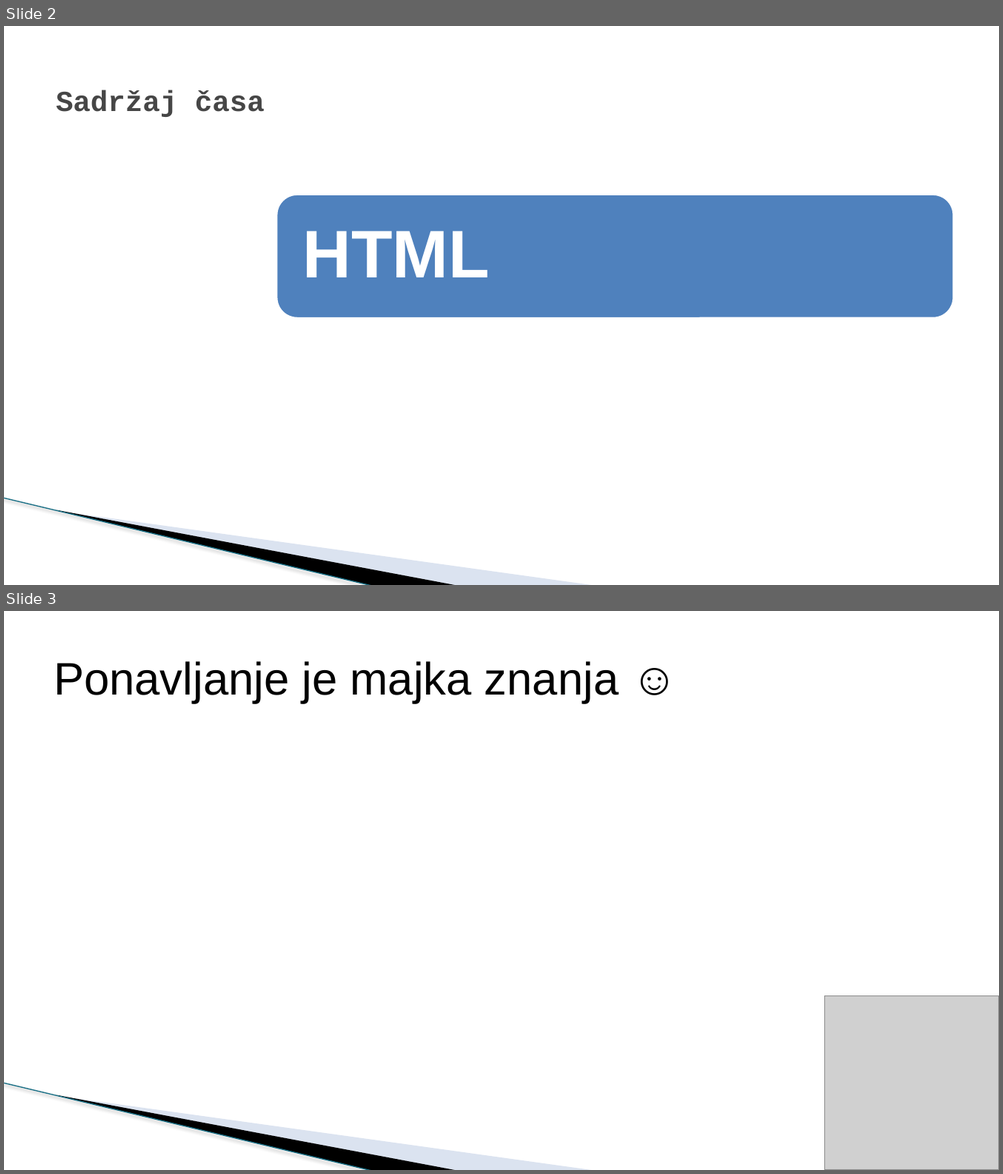
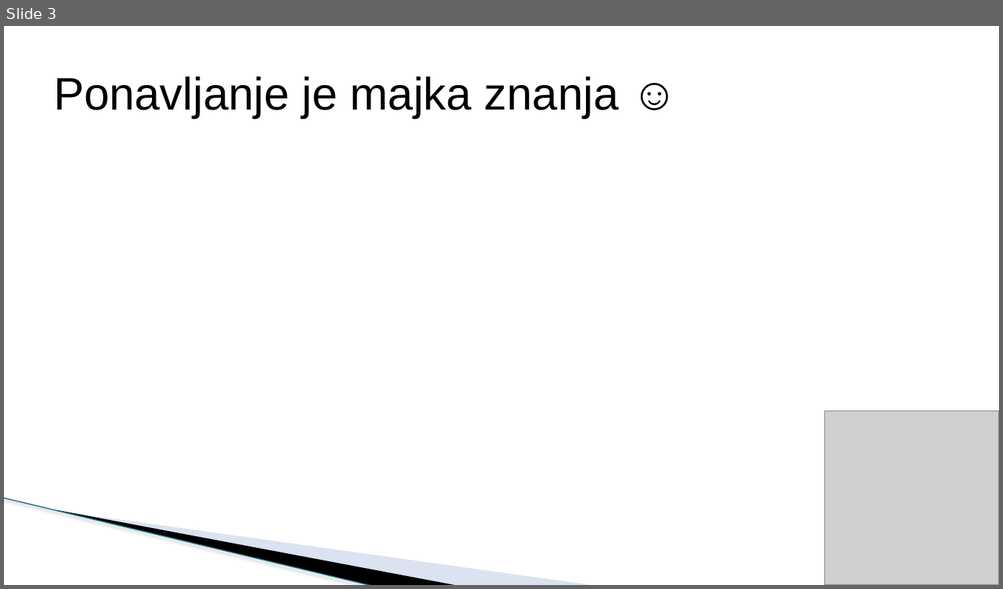
Before and after one commit to todalexcode/kurs-front-end, a slide deck: sesija-35/PPT/Front-End Developer-35.pptx. Shown one above the other, each under a label of ours: slides 2 and 3 before the commit, slide 3 after it. The pictures are 1003x1174 and 1003x589 pixels, drawn with LibreOffice and Linux fonts; fonts in the diff are those of the drawing; grey boxes stand for pictures; background and template pictures are left out. Boxes give left, top, right and bottom in pixels: in the first picture for what was removed or moved away, otherwise in the second. Text is boxed around its words. In the diff, an @@ line names an element or a change of style, - is before the commit and + after.

```diff
--- a/sesija-35/PPT/Front-End Developer-35.pptx
+++ b/sesija-35/PPT/Front-End Developer-35.pptx
@@ slide 2 removed at (x1=4, y1=26, x2=999, y2=585), background #FFFFFF; not listed: 3 template elements that a slide beside it also shows @@
@@ text removed at (x1=56, y1=90, x2=264, y2=117) @@
-Sadržaj časa
@@ rounded rectangle removed at (x1=276, y1=195, x2=954, y2=318) @@
@@ text removed at (x1=303, y1=231, x2=490, y2=278) @@
-HTML
```
Also in this commit, not shown: 1 slide changed, 7 slides added, 1 other slide removed, 5 other files.
